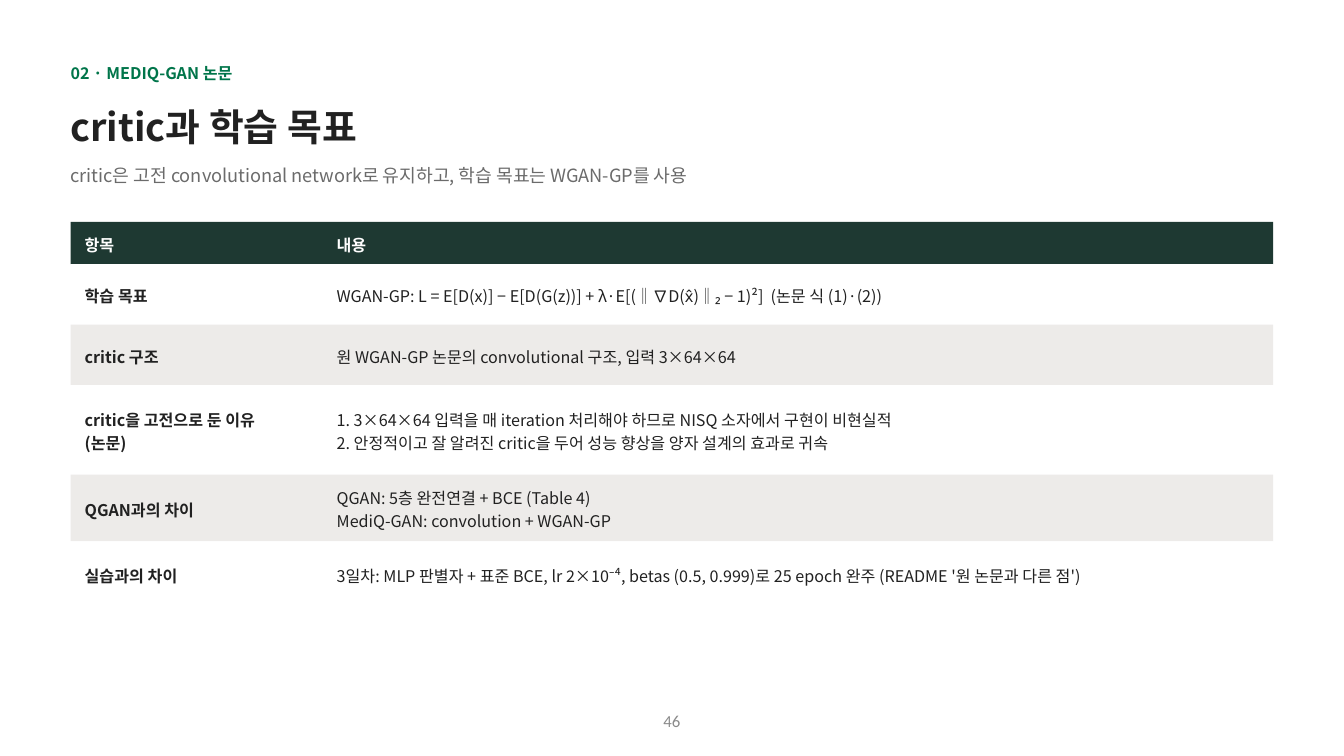
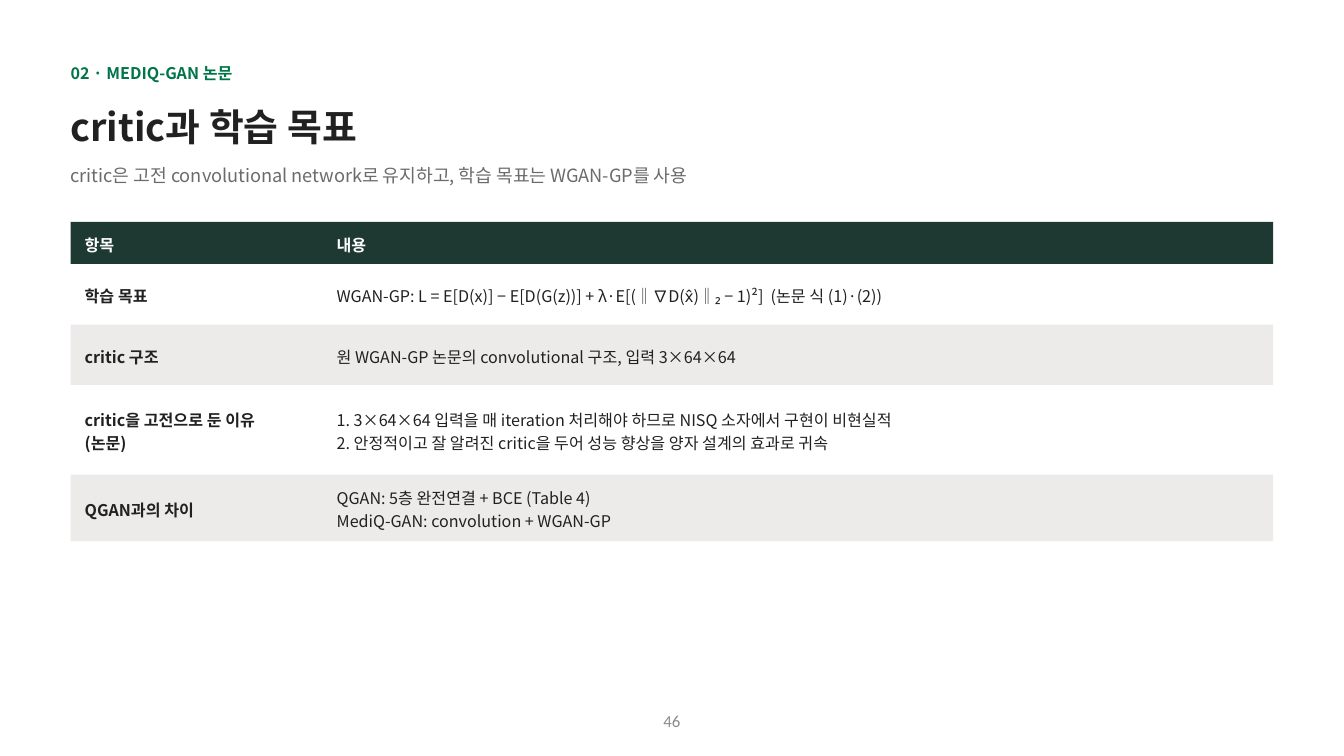
Before and after one commit to hyunhp/skin_disease_qml, a slide deck: slide 46 of practice/day1_slides/day1_theory_slides.pptx. Drawn at 1344x756 pixels with LibreOffice and Linux fonts; fonts in the diff are those of the drawing. Boxes give left, top, right and bottom in pixels: in the first picture for what was removed or moved away, otherwise in the second. Text is boxed around its words. In the diff, an @@ line names an element or a change of style, - is before the commit and + after.

```diff
--- a/practice/day1_slides/day1_theory_slides.pptx
+++ b/practice/day1_slides/day1_theory_slides.pptx
@@ rectangle removed at [71, 541, 1273, 608] @@
@@ text removed at [85, 568, 178, 584] @@
-실습과의 차이
@@ text removed at [337, 568, 1081, 586] @@
-3일차: MLP 판별자 + 표준 BCE, lr 2×10⁻⁴, betas (0.5, 0.999)로 25 epoch 완주 (README '원 논문과 다른 점')
```
Also in this commit, not shown: 10 other slides changed, 1 slide removed, 10 other files.
